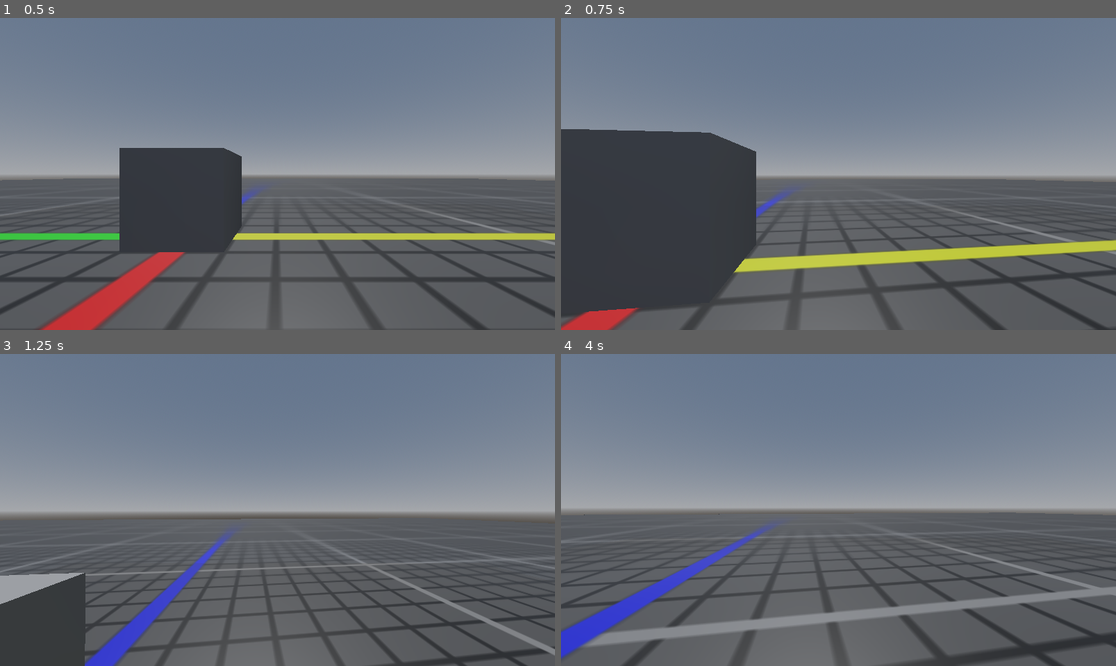
Above: before the commit, frames 1-4 (two rows, left to right).
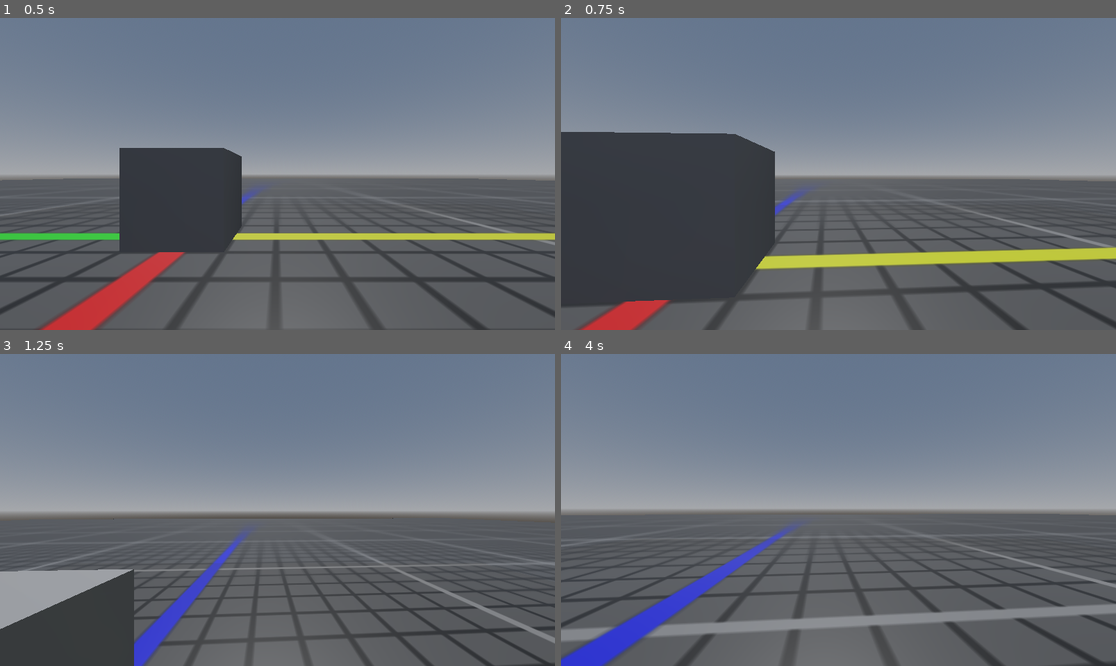
Above: after the commit, the same moments.

Repository: olinic/godot-fps-template
Game: Godot game, scene res://main.tscn
The game is run twice, just before and just after one commit, with the same random seed, the same clock (stepped at 60 frames per second) and the same inputs.
Inputs (mouse positions are in pixels of both pictures, inside the frame that each line leads up to):
- Up to frame 1 (0.5 s): no input
- Up to frame 2 (0.75 s): tap Enter at 0.5 s; move the mouse to (866, 174) at 0.52 s; hold Up (move_forward) from 0.53 s (still down); tap Shift (keyboard_sprint) at 0.6 s
- Up to frame 3 (1.25 s): keep holding Up (move_forward); tap Space (jump) at 0.77 s
- Up to frame 4 (4 s): keep holding Up (move_forward); move the mouse to (810, 510) at 1.27 s; tap Shift (keyboard_sprint) every 0.75 s from 1.35 to 3.6 s; tap Space (jump) at 1.52, 3.02, 3.77 s; move the mouse to (849, 503) at 2.02 s; move the mouse to (832, 516) at 2.77 s; move the mouse to (877, 513) at 3.52 s

Frame 1 is identical in both runs. In frame 2, 10% of the frame differs, in the area x 0-100%, y 35-100%; in frame 3, 13%; in frame 4, 15%, in the area x 0-100%, y 50-100%.

Commit message:
Camera improvements based on tutorial

Diff:
--- /dev/null
+++ b/Player/SmoothCamera.gd
@@ -0,0 +1,16 @@
+extends Camera3D
+
+@export var speed := 44.0
+
+func _physics_process(delta: float) -> void:
+	smooth_aiming(delta)
+	keep_parent_position()
+
+func smooth_aiming(delta:float) -> void:
+	var weight = clampf(delta * speed, 0.0, 1.0)
+	global_transform = global_transform.interpolate_with(
+		get_parent().global_transform, weight
+	)
+
+func keep_parent_position() -> void:
+	global_position = get_parent().global_position
--- a/player.gd
+++ b/Player/player.gd
@@ -5,30 +5,30 @@
 const JUMP_VELOCITY: float = 4.5
 @export var HORIZONTAL_LOOK_SENSITIVITY: float
 @export var VERTICAL_LOOK_SENSITIVITY: float
-const CONTROLLER_LOOK_MULTIPLIER: int = 50
-const VERTICAL_LOOK_LOWER_LIMIT: float = -89
-const VERTICAL_LOOK_UPPER_LIMIT: float = 89
+const CONTROLLER_LOOK_MULTIPLIER: float = 0.08
+const VERTICAL_LOOK_LOWER_LIMIT: float = -90
+const VERTICAL_LOOK_UPPER_LIMIT: float = 90
 const SPRINT_LIMIT_ANGLE_MULTIPLIER: float = 0.22 # 0.25 = 45 degrees
 const SPRINT_LIMIT_ANGLE_LEFT: float = -PI * SPRINT_LIMIT_ANGLE_MULTIPLIER
 const SPRINT_LIMIT_ANGLE_RIGHT: float = -PI * (1 - SPRINT_LIMIT_ANGLE_MULTIPLIER)
 var is_sprinting: bool = false
 
 var gravity = ProjectSettings.get_setting("physics/3d/default_gravity")
-var camera: Camera3D
-var mouseDelta: Vector2 = Vector2()
+@onready var camera_controller = $CameraController
+
+var mouse_motion: Vector2 = Vector2()
 
 func _ready():
 	Input.set_mouse_mode(Input.MOUSE_MODE_CAPTURED)
-	camera = get_node("CameraController/Camera3D")
 
 func _input(event):
 	if event is InputEventMouseMotion:
-		mouseDelta = event.relative
+		mouse_motion = -event.relative * 0.001
 
 func _physics_process(delta):
+	aim(delta)
 	apply_gravity(delta)
 	move(delta)
-	aim(delta)
 	handle_jump()
 
 func apply_gravity(delta):
@@ -69,24 +69,27 @@
 		return SPEED
 
 func aim(delta):
-	if mouseDelta != Vector2.ZERO:
+	if mouse_motion != Vector2.ZERO:
 		mouse_look(delta)
 	else:
 		controller_look(delta)
 
 func mouse_look(delta):
-	adjust_camera_look(delta, mouseDelta)
-	mouseDelta = Vector2()
+	adjust_camera_look(delta, mouse_motion)
+	mouse_motion = Vector2()
 
 func controller_look(delta):
 	var aim_dir = Input.get_vector("aim_left", "aim_right", "aim_up", "aim_down")
-	adjust_camera_look(delta, aim_dir * CONTROLLER_LOOK_MULTIPLIER)
+	adjust_camera_look(delta, -aim_dir * CONTROLLER_LOOK_MULTIPLIER)
 
 func adjust_camera_look(delta, look_rotation: Vector2):
-	look_rotation *= delta
-	camera.rotation_degrees.x -= look_rotation.y * VERTICAL_LOOK_SENSITIVITY
-	camera.rotation_degrees.x = clamp(camera.rotation_degrees.x, VERTICAL_LOOK_LOWER_LIMIT, VERTICAL_LOOK_UPPER_LIMIT)
-	rotation_degrees.y -= look_rotation.x * HORIZONTAL_LOOK_SENSITIVITY
+	rotate_y(look_rotation.x)
+	camera_controller.rotate_x(look_rotation.y)
+	camera_controller.rotation_degrees.x = clampf(
+		camera_controller.rotation_degrees.x,
+		VERTICAL_LOOK_LOWER_LIMIT,
+		VERTICAL_LOOK_UPPER_LIMIT
+	)
 
 func handle_jump():
 	if Input.is_action_just_pressed("jump") and is_on_floor():
--- a/player.tscn
+++ b/player.tscn
@@ -1,6 +1,7 @@
-[gd_scene load_steps=4 format=3 uid="uid://8by78r4lfkdn"]
+[gd_scene load_steps=5 format=3 uid="uid://8by78r4lfkdn"]
 
-[ext_resource type="Script" path="res://player.gd" id="1_sxc4l"]
+[ext_resource type="Script" path="res://Player/player.gd" id="1_sxc4l"]
+[ext_resource type="Script" path="res://Player/SmoothCamera.gd" id="2_s6ifw"]
 
 [sub_resource type="CapsuleShape3D" id="CapsuleShape3D_uggkb"]
 
@@ -20,7 +21,8 @@
 [node name="CameraController" type="Node3D" parent="."]
 transform = Transform3D(1, 0, 0, 0, 1, 0, 0, 0, 1, 0, 0.5, 0)
 
-[node name="Camera3D" type="Camera3D" parent="CameraController"]
+[node name="SmoothCamera" type="Camera3D" parent="CameraController"]
+script = ExtResource("2_s6ifw")
 
-[node name="ReflectionProbe" type="ReflectionProbe" parent="CameraController/Camera3D"]
+[node name="ReflectionProbe" type="ReflectionProbe" parent="CameraController/SmoothCamera"]
 update_mode = 1
